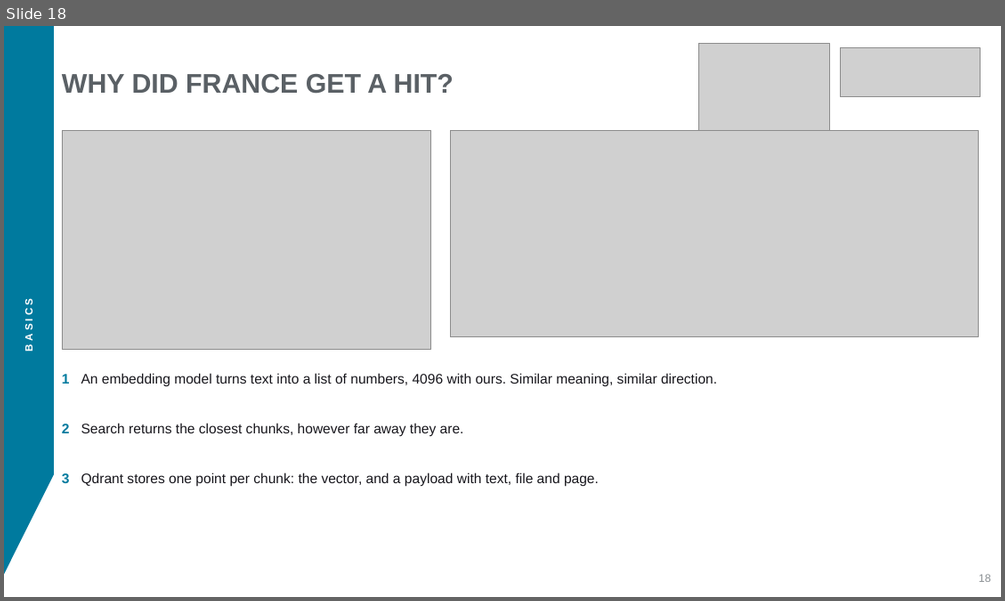
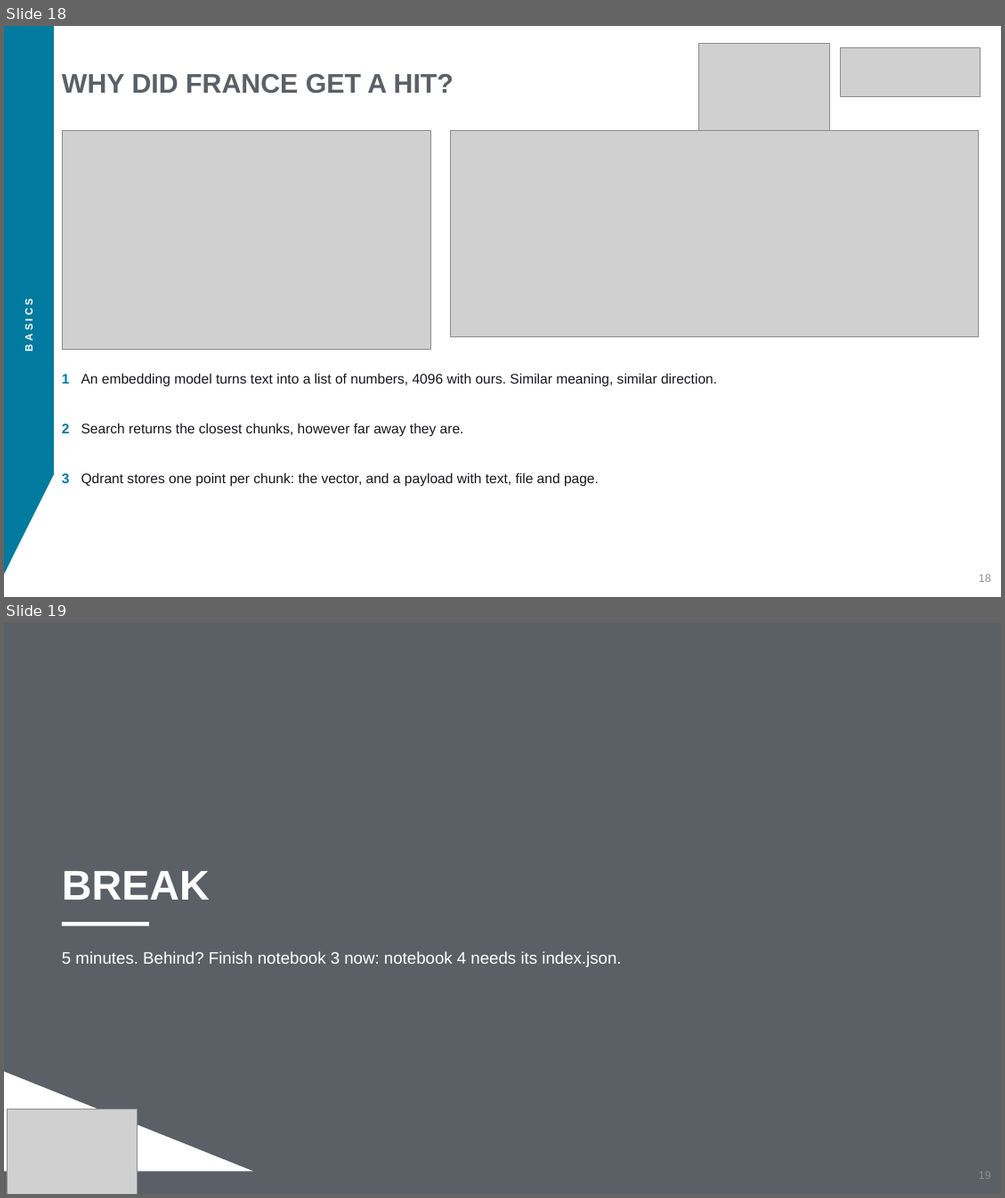
Before and after one commit to aihpi/workshop-rag-basics, a slide deck: workshop/slides/rag-workshop.pptx. Shown one above the other, each under a label of ours: slide 18 before the commit, slides 18 and 19 after it. The pictures are 1005x601 and 1005x1198 pixels, drawn with LibreOffice and Linux fonts; fonts in the diff are those of the drawing; grey boxes stand for pictures. Boxes give left, top, right and bottom in pixels: in the first picture for what was removed or moved away, otherwise in the second. Text is boxed around its words. In the diff, an @@ line names an element or a change of style, - is before the commit and + after.

```diff
--- a/workshop/slides/rag-workshop.pptx
+++ b/workshop/slides/rag-workshop.pptx
@@ slide 19 added at (x1=4, y1=623, x2=1001, y2=1194), background #5A6065 @@
@@ text added at (x1=62, y1=871, x2=210, y2=900), 60 pt, text #FFFFFF, bold @@
+BREAK
@@ rectangle added at (x1=62, y1=922, x2=149, y2=926), fill #FFFFFF @@
@@ text added at (x1=62, y1=951, x2=621, y2=967), 24 pt, text #FFFFFF @@
+5 minutes. Behind? Finish notebook 3 now: notebook 4 needs its index.json.
@@ freeform shape added at (x1=4, y1=1072, x2=253, y2=1171), fill #FFFFFF @@
@@ picture added at (x1=7, y1=1109, x2=138, y2=1194) @@
@@ text added at (x1=979, y1=1172, x2=991, y2=1179), 16 pt, text #8B9094 @@
+19
```
Also in this commit, not shown: 16 slides changed, 8 other files.
